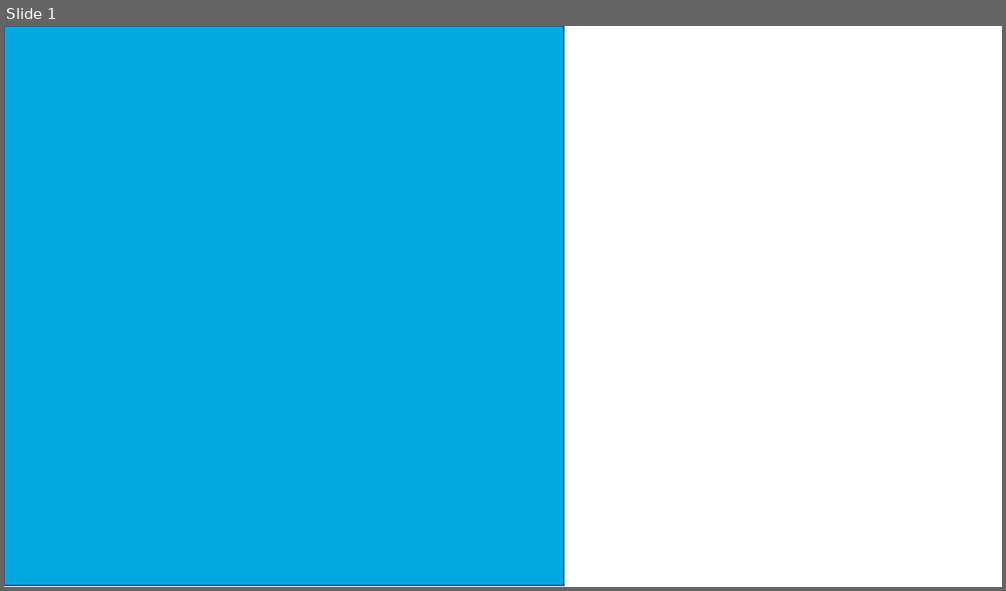
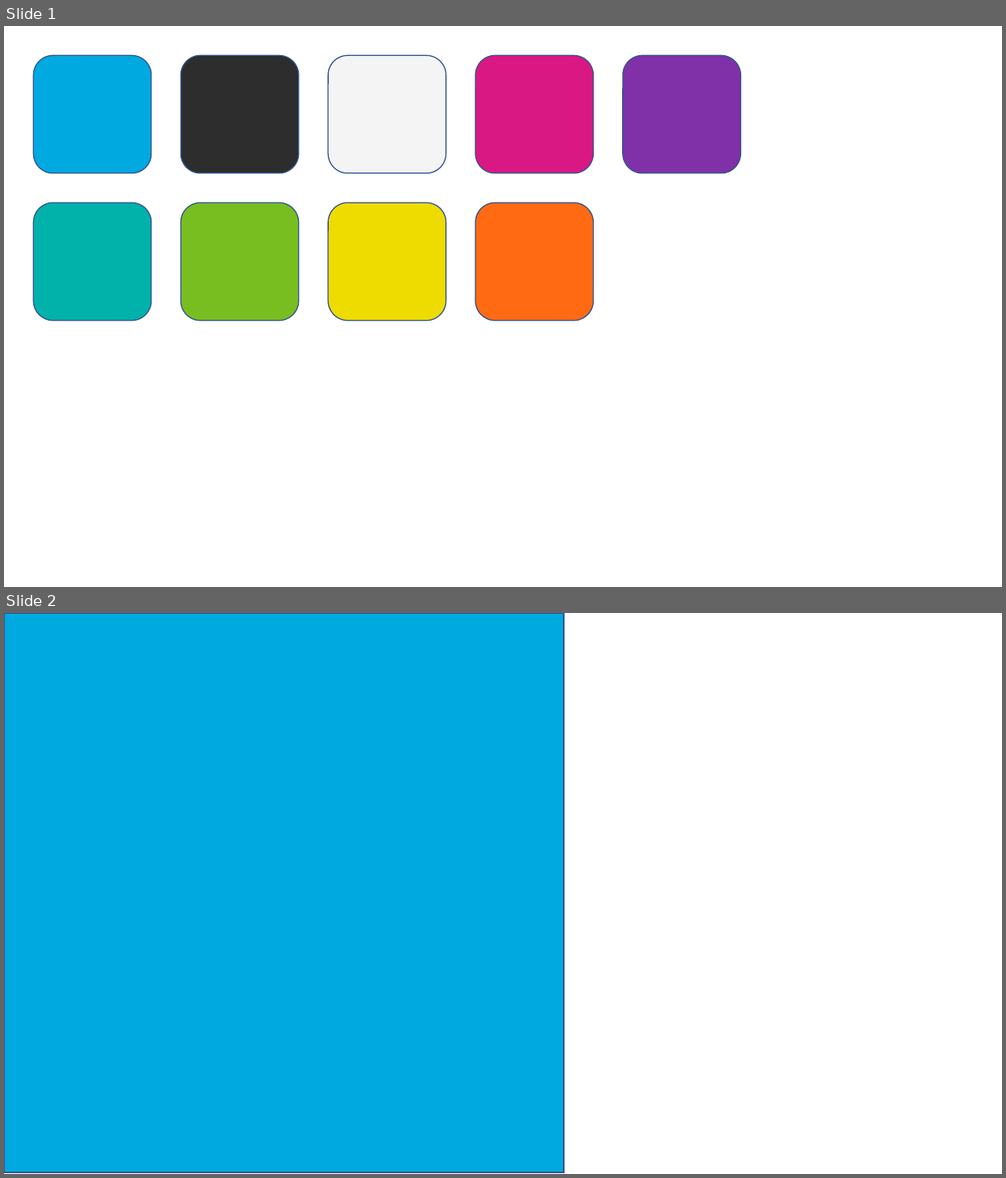
Before and after one commit to bitwalk123/dcp_creator, a slide deck: image/icon_design.pptx. Shown one above the other, each under a label of ours: slide 1 before the commit, slides 1 and 2 after it. The pictures are 1006x591 and 1006x1178 pixels, drawn with LibreOffice and Linux fonts; fonts in the diff are those of the drawing. Boxes give left, top, right and bottom in pixels: in the first picture for what was removed or moved away, otherwise in the second. Text is boxed around its words. In the diff, an @@ line names an element or a change of style, - is before the commit and + after.

```diff
--- a/image/icon_design.pptx
+++ b/image/icon_design.pptx
@@ slide 1 added at [4,26,1002,587], background #FFFFFF @@
@@ rounded rectangle added at [33,55,151,173], fill #00A9E0, outline #325491 1 pt @@
@@ rounded rectangle added at [181,55,298,173], fill #2D2D2D, outline #325491 1 pt @@
@@ rounded rectangle added at [328,55,445,173], fill #F4F4F4, outline #325491 1 pt @@
@@ rounded rectangle added at [475,55,593,173], fill #DA1884, outline #325491 1 pt @@
@@ rounded rectangle added at [623,55,740,173], fill #8031A7, outline #325491 1 pt @@
@@ rounded rectangle added at [33,203,151,320], fill #00B2A9, outline #325491 1 pt @@
@@ rounded rectangle added at [181,203,298,320], fill #78BE20, outline #325491 1 pt @@
@@ rounded rectangle added at [328,203,445,320], fill #EEDC00, outline #325491 1 pt @@
@@ rounded rectangle added at [475,203,593,320], fill #FF6A13, outline #325491 1 pt @@
@@ what was slide 1 is now slide 2 @@
```
Also in this commit, not shown: 1 other slide added, 10 other files.
